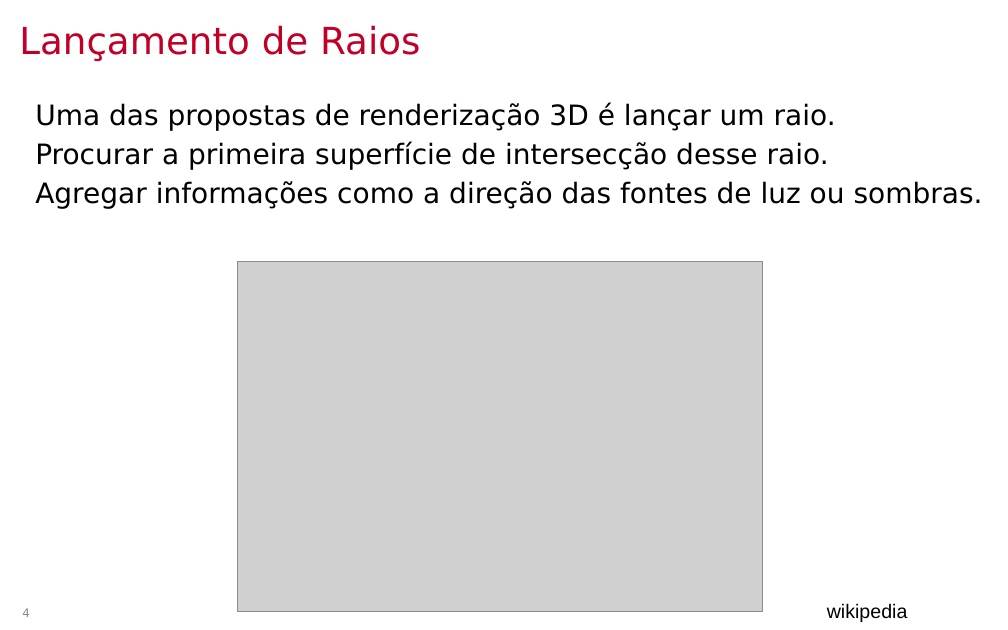
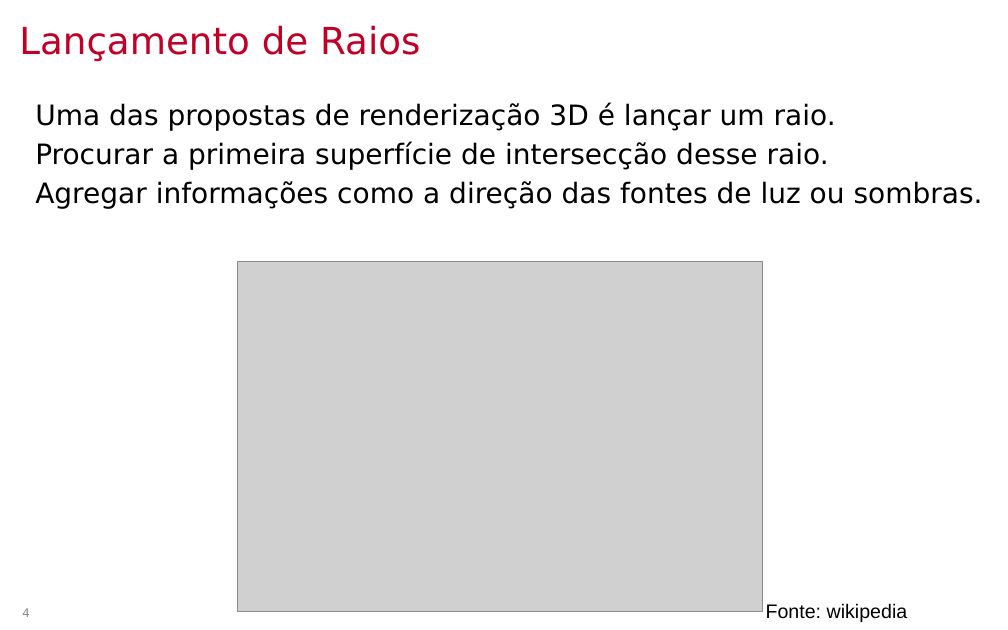
Before and after one commit to lpsoares/ComputacaoGrafica, a slide deck: slide 4 of content/aulas/23-ray_marching/aula23_ray_marching.pptx. Drawn at 1008x630 pixels with LibreOffice and Linux fonts; fonts in the diff are those of the drawing; grey boxes stand for pictures; background and template pictures are left out. Boxes give left, top, right and bottom in pixels: in the first picture for what was removed or moved away, otherwise in the second. Text is boxed around its words. In the diff, an @@ line names an element or a change of style, - is before the commit and + after.

```diff
--- a/content/aulas/23-ray_marching/aula23_ray_marching.pptx
+++ b/content/aulas/23-ray_marching/aula23_ray_marching.pptx
@@ text at (766,603,908,622): text changed @@
-wikipedia
+Fonte: wikipedia
```
Also in this commit, not shown: 5 other slides changed, 2 slides added, 2 other files.
